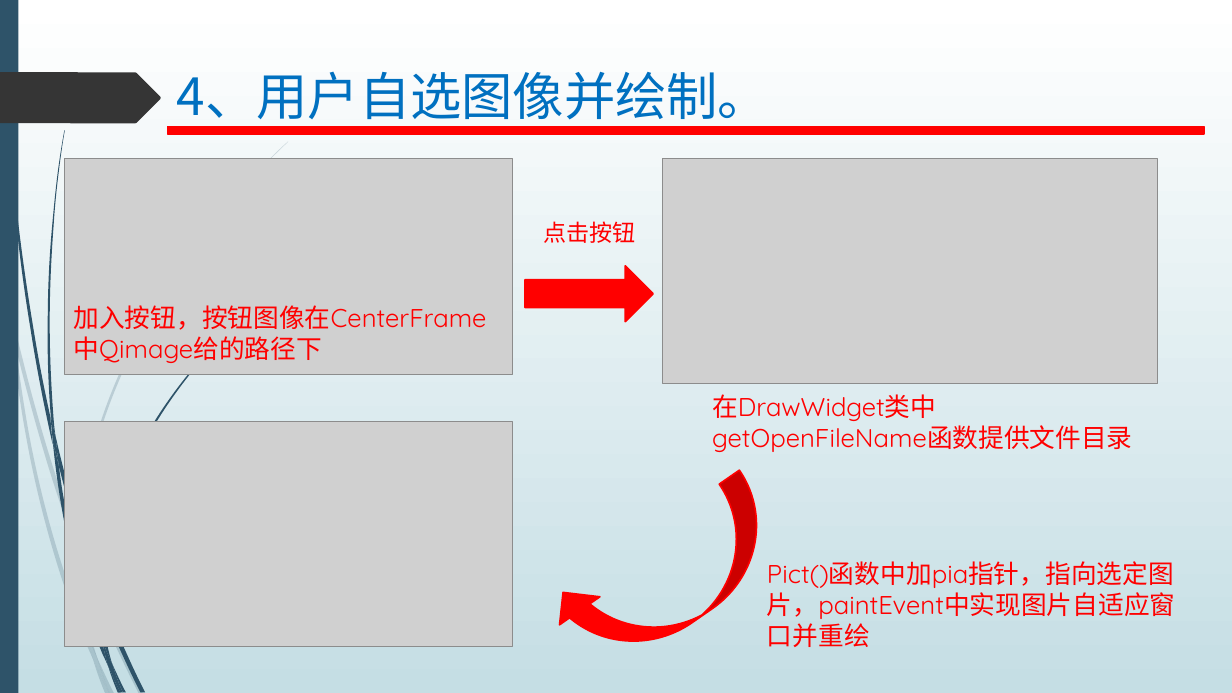
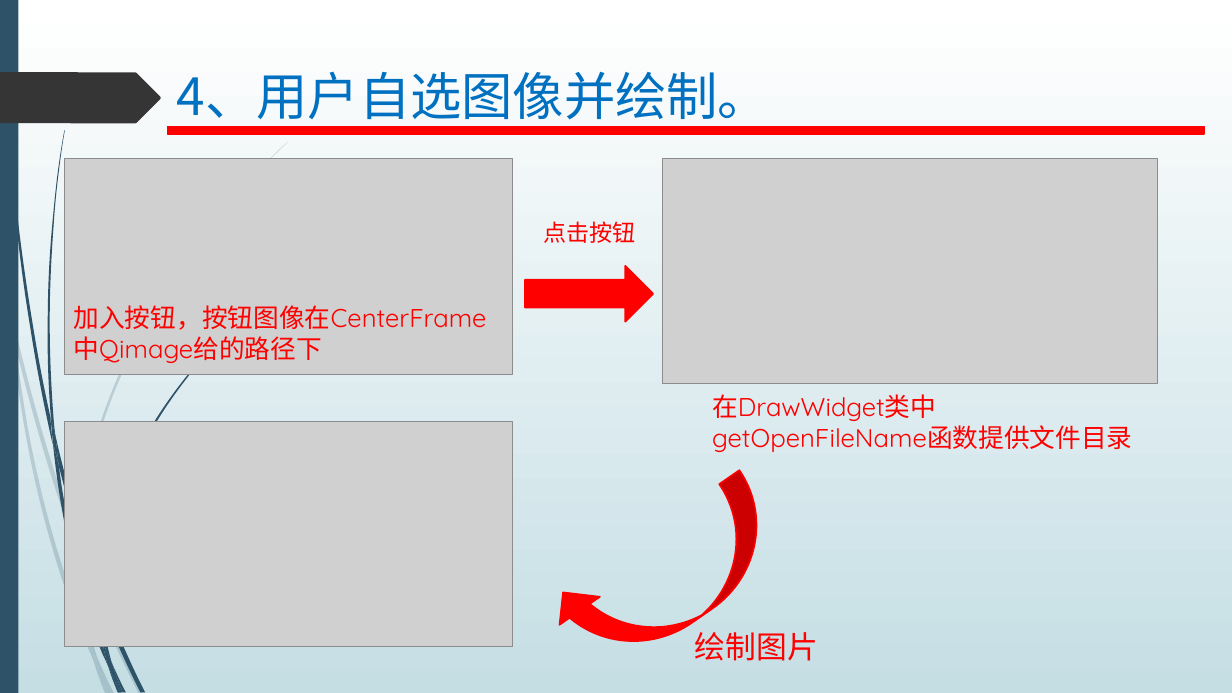
Before and after one commit to halosing/0210, a slide deck: slide 7 of lab02/1403160210_csm_窗口、控件及基本绘图.pptx. Drawn at 1232x693 pixels with LibreOffice and Linux fonts; fonts in the diff are those of the drawing; grey boxes stand for pictures. Boxes give left, top, right and bottom in pixels: in the first picture for what was removed or moved away, otherwise in the second. Text is boxed around its words. In the diff, an @@ line names an element or a change of style, - is before the commit and + after.

```diff
--- a/lab02/1403160210_csm_窗口、控件及基本绘图.pptx
+++ b/lab02/1403160210_csm_窗口、控件及基本绘图.pptx
@@ text at [695,632,818,661]: text changed; size 20 to 24 pt @@
-Pict()函数中加pia指针，指向选定图片，paintEvent中实现图片自适应窗口并重绘
+绘制图片
```
Also in this commit, not shown: 2 other slides changed, 16 other files.
